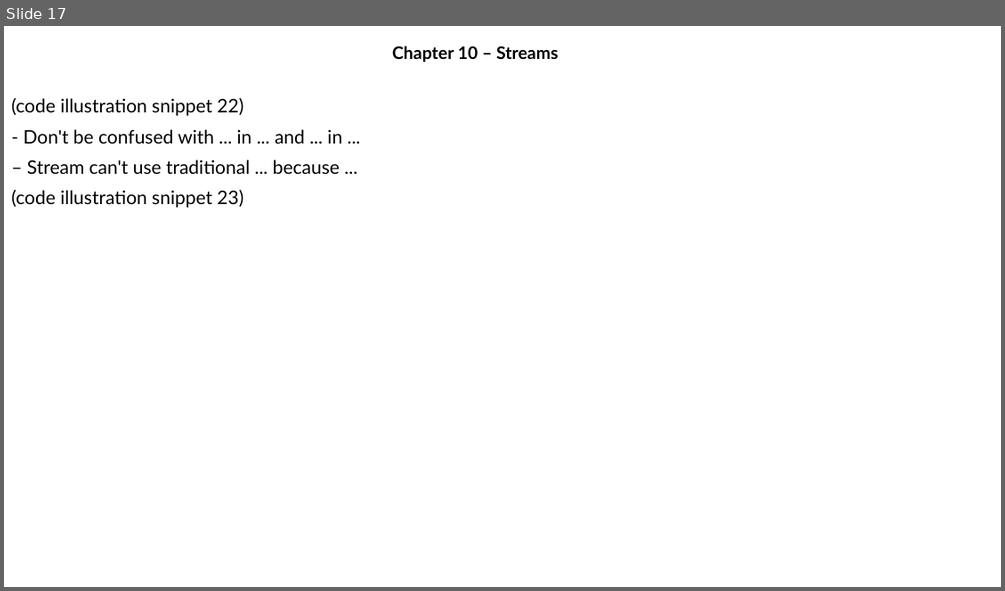
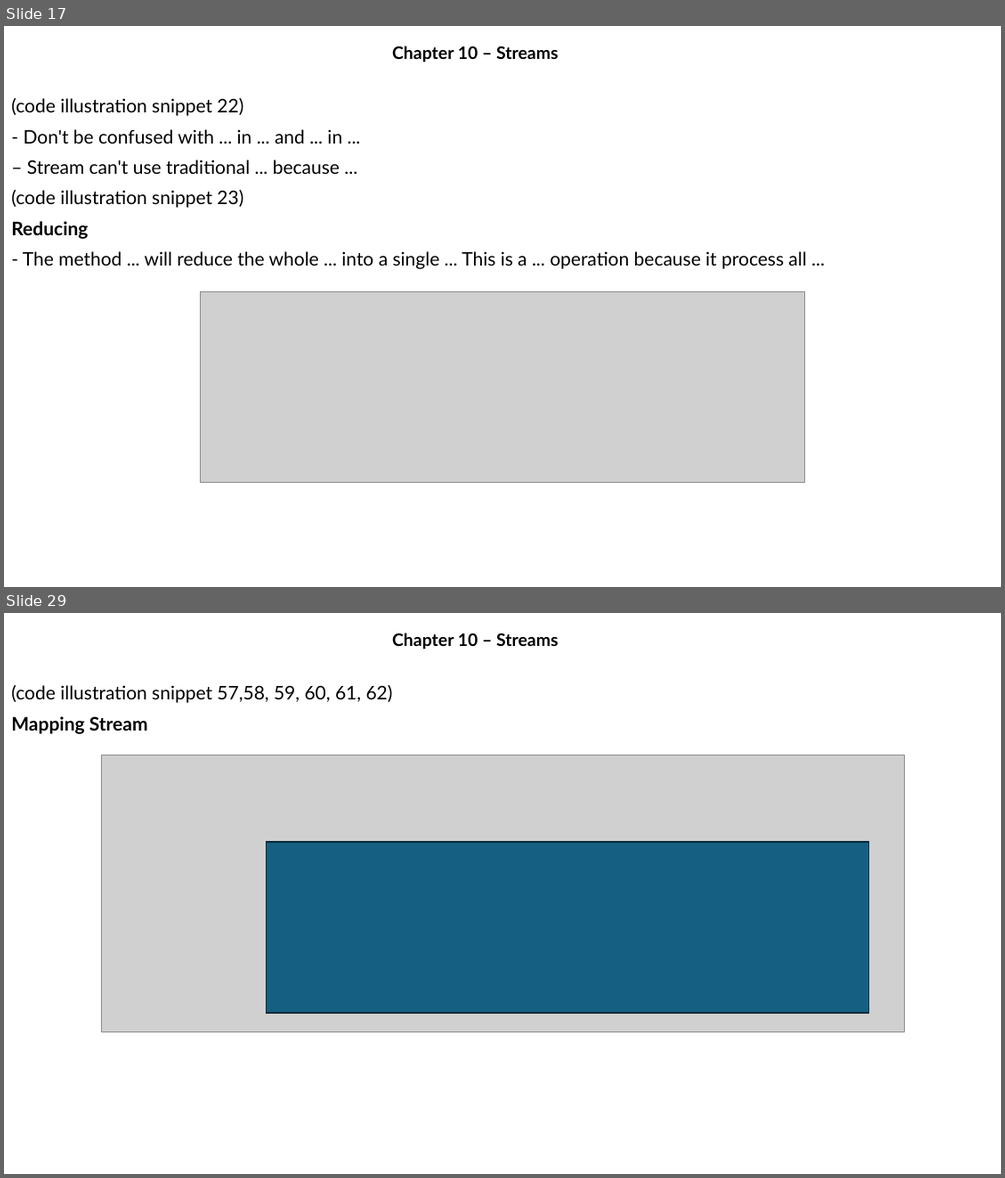
Before and after one commit to MaiDinhVinh/CS-Java, a slide deck: OCP17/Chapter 10 - Streams.pptx. Shown one above the other, each under a label of ours: slide 17 before the commit, slides 17 and 29 after it; the slides between them are not shown. The pictures are 1005x591 and 1005x1178 pixels, drawn with LibreOffice and Linux fonts; fonts in the diff are those of the drawing; grey boxes stand for pictures. Boxes give left, top, right and bottom in pixels: in the first picture for what was removed or moved away, otherwise in the second. Text is boxed around its words. In the diff, an @@ line names an element or a change of style, - is before the commit and + after.

```diff
--- a/OCP17/Chapter 10 - Streams.pptx
+++ b/OCP17/Chapter 10 - Streams.pptx
@@ slide 29 added at (x1=4, y1=613, x2=1001, y2=1174), background #FFFFFF @@
@@ subtitle added at (x1=392, y1=633, x2=558, y2=649), 16.6 pt, text #000000, bold @@
+Chapter 10 – Streams
@@ text added at (x1=11, y1=685, x2=393, y2=734), 18 pt, text #000000 @@
+(code illustration snippet 57,58, 59, 60, 61, 62)
+Mapping Stream
@@ picture added at (x1=101, y1=755, x2=905, y2=1032) @@
@@ rectangle added at (x1=267, y1=842, x2=869, y2=1013), fill #156082, outline #092A39 1.5 pt @@
@@ slide 17 changed as well @@
@@ text at (x1=11, y1=221, x2=806, y2=269): paragraphs added @@
+Reducing
+- The method ... will reduce the whole ... into a single ... This is a ... operation because it process all ...
@@ picture added at (x1=200, y1=291, x2=804, y2=483) @@
```
Also in this commit, not shown: 18 other slides added.
